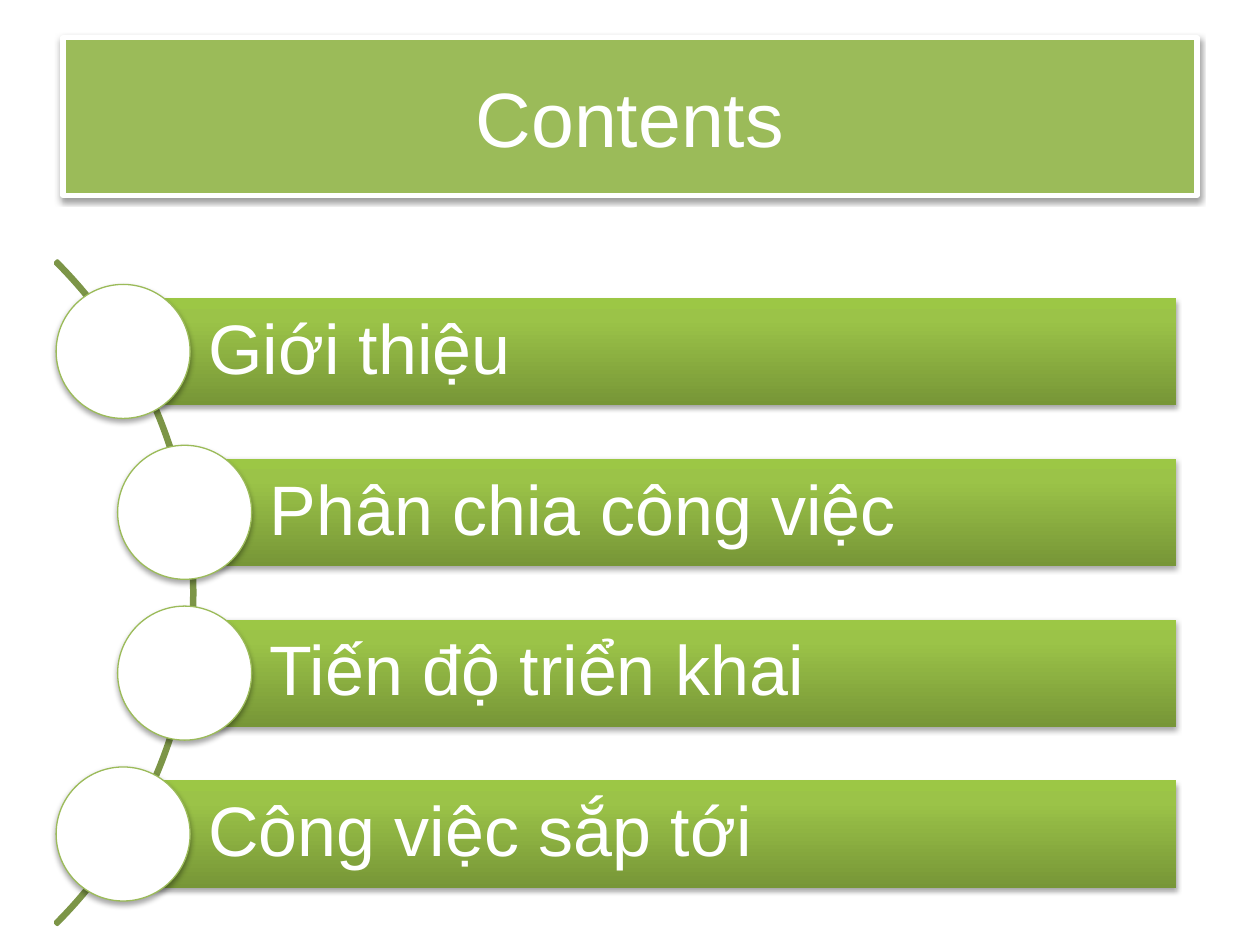
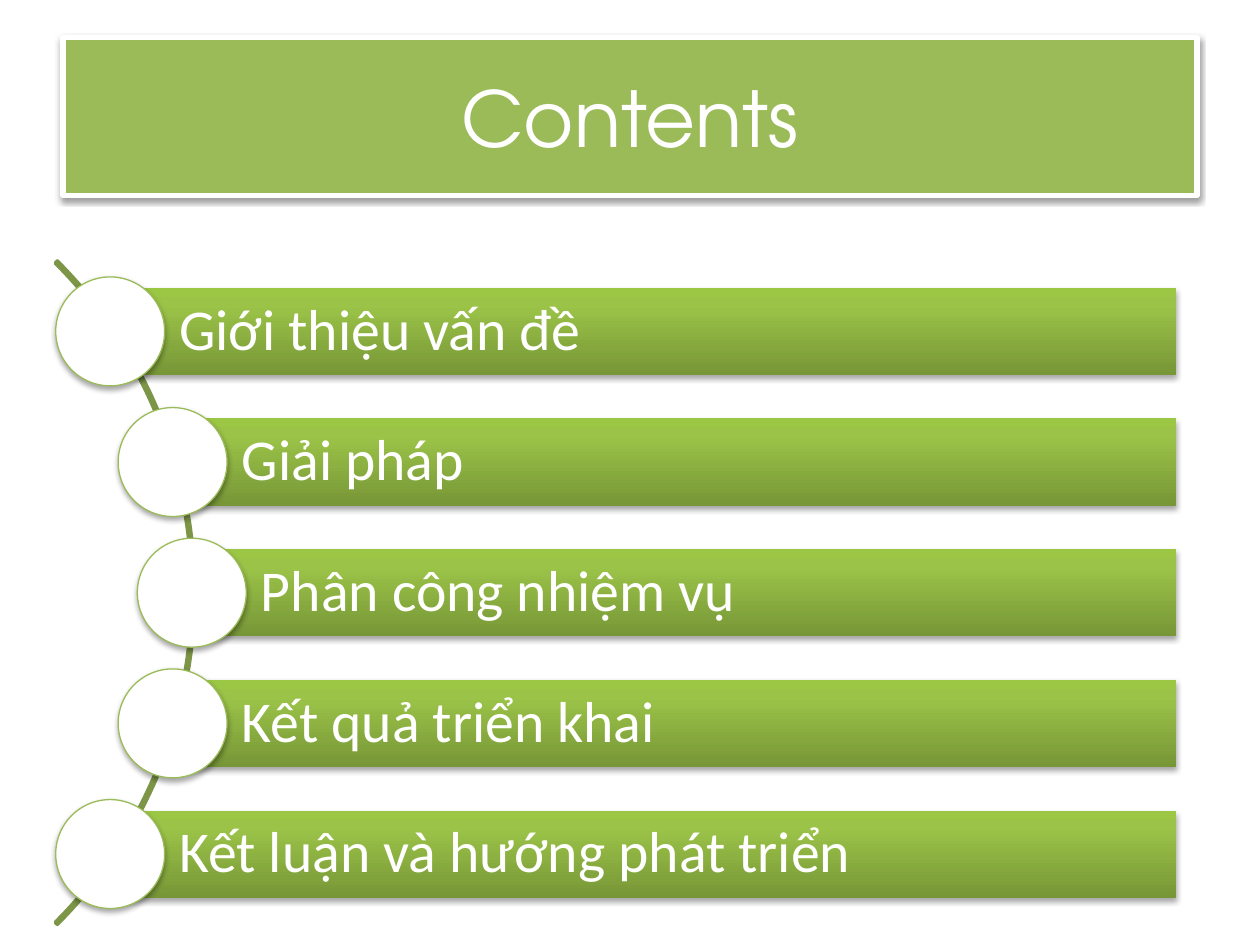
Before and after one commit to bloomingseed/pbl5-mmmodel, a slide deck: slide 2 of reports/Báo cáo tiến độ 3.pptx. Drawn at 1260x945 pixels with LibreOffice and Linux fonts; fonts in the diff are those of the drawing. Boxes give left, top, right and bottom in pixels: in the first picture for what was removed or moved away, otherwise in the second. Text is boxed around its words. In the diff, an @@ line names an element or a change of style, - is before the commit and + after.

```diff
--- a/reports/Báo cáo tiến độ 3.pptx
+++ b/reports/Báo cáo tiến độ 3.pptx
@@ title "Contents" at [63,38,1197,195]: font Arial to TeX Gyre Adventor @@
@@ ellipse: place and size @@
-ellipse at [57,285,190,418]
+ellipse at [55,277,164,386]
@@ rectangle: place and size @@
-rectangle at [123,297,1176,404]
+rectangle at [110,287,1176,374]
@@ text at [179,306,581,360]: text changed; size 40 to 33 pt; font Arial to Calibri @@
-Giới thiệu
+Giới thiệu vấn đề
@@ ellipse: place and size @@
-ellipse at [117,445,251,578]
+ellipse at [118,407,227,515]
@@ rectangle: place and size @@
-rectangle at [185,459,1177,566]
+rectangle at [173,418,1176,505]
@@ text at [261,571,735,621]: text changed; size 40 to 33 pt; font Arial to Calibri @@
-Phân chia công việc
+Phân công nhiệm vụ
@@ ellipse: place and size @@
-ellipse at [117,606,251,740]
+ellipse at [118,669,227,777]
@@ rectangle: place and size @@
-rectangle at [185,620,1177,727]
+rectangle at [173,680,1176,767]
@@ text at [242,697,654,752]: text changed; size 40 to 33 pt; font Arial to Calibri @@
-Tiến độ triển khai
+Kết quả triển khai
@@ ellipse: place and size @@
-ellipse at [57,767,190,901]
+ellipse at [55,800,164,908]
@@ text removed at [208,800,752,869] @@
-Công việc sắp tới
@@ rectangle: place and size @@
-rectangle at [123,780,1176,887]
+rectangle at [110,810,1176,897]
@@ group added at [137,440,1176,882]: 2 texts, 1 rectangle, 1 ellipse @@
+Giải pháp
+Kết luận và hướng phát triển
```
Also in this commit, not shown: 12 other slides changed, 10 other files.
